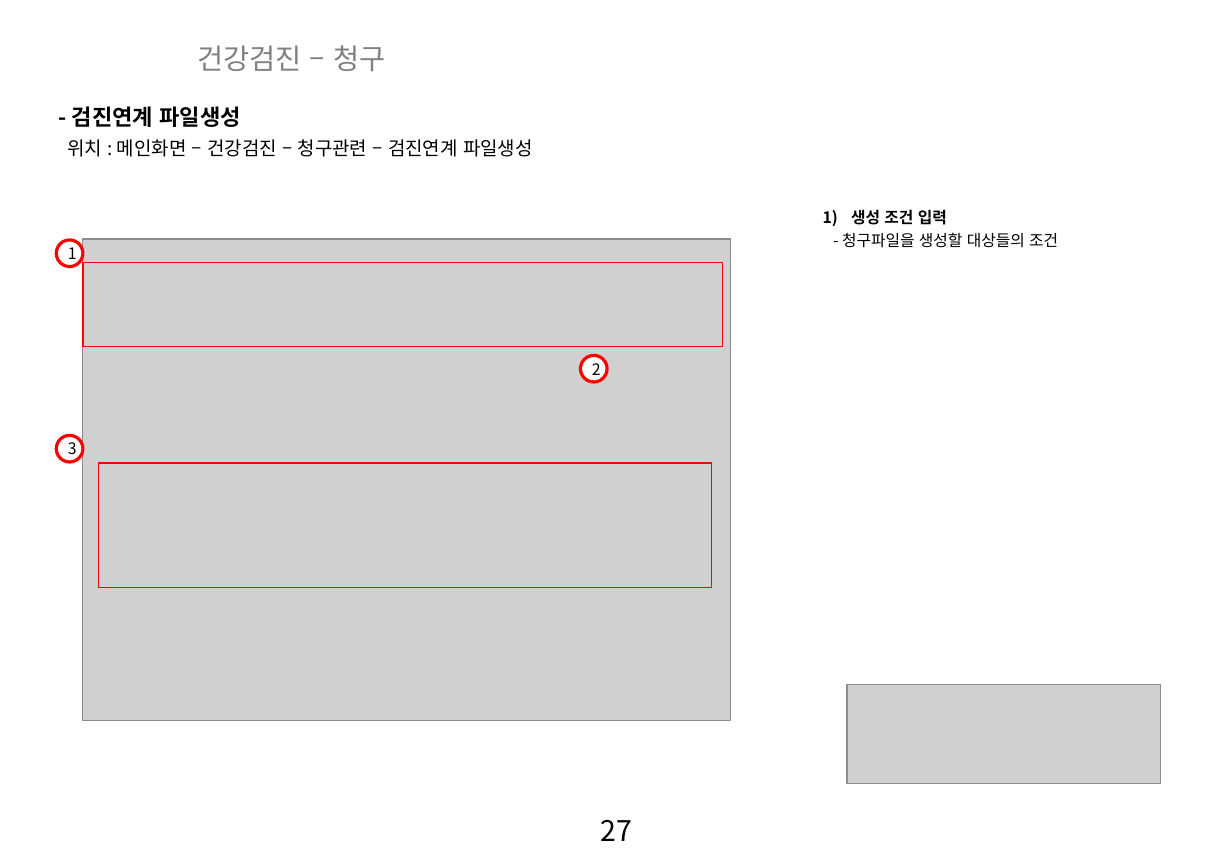
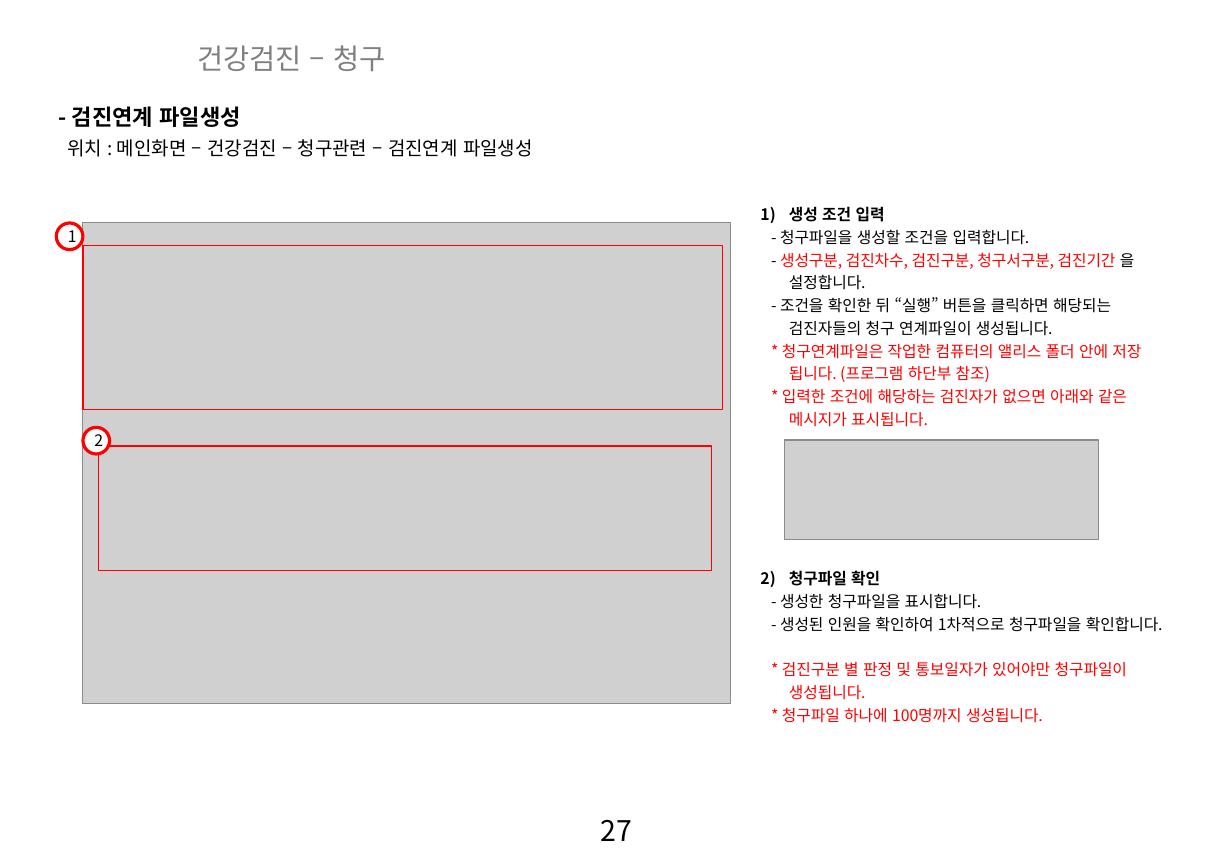
Before and after one commit to zooxop/ailiss_manual, a slide deck: slide 28 of manual/앨리스_매뉴얼_작업중.pptx. Drawn at 1232x853 pixels with LibreOffice and Linux fonts; fonts in the diff are those of the drawing; grey boxes stand for pictures; background and template pictures are left out. Boxes give left, top, right and bottom in pixels: in the first picture for what was removed or moved away, otherwise in the second. Text is boxed around its words. In the diff, an @@ line names an element or a change of style, - is before the commit and + after.

Commit message:
건강검진 메뉴 완성.

```diff
--- a/manual/앨리스_매뉴얼_작업중.pptx
+++ b/manual/앨리스_매뉴얼_작업중.pptx
@@ text "생성 조건 입력": place and size @@
-text "생성 조건 입력" at <box>842,209,1058,248</box>
+text "생성 조건 입력" at <box>780,206,1163,723</box>
@@ text at <box>780,229,1163,723</box>: text changed; text colour #000000 to #FF0000 @@
-- 청구파일을 생성할 대상들의 조건
+- 청구파일을 생성할 조건을 입력합니다.
+- 생성구분, 검진차수, 검진구분, 청구서구분, 검진기간 을
+설정합니다.
+- 조건을 확인한 뒤 “실행” 버튼을 클릭하면 해당되는 검진자들의 청구 연계파일이 생성됩니다.
+* 청구연계파일은 작업한 컴퓨터의 앨리스 폴더 안에 저장
+됩니다. (프로그램 하단부 참조)
+* 입력한 조건에 해당하는 검진자가 없으면 아래와 같은
+메시지가 표시됩니다.
+2) 청구파일 확인
+- 생성한 청구파일을 표시합니다.
+- 생성된 인원을 확인하여 1차적으로 청구파일을 확인합니다.
+* 검진구분 별 판정 및 통보일자가 있어야만 청구파일이
+생성됩니다.
+* 청구파일 하나에 100명까지 생성됩니다.
@@ rectangle: place and size @@
-rectangle at <box>83,263,724,347</box>
+rectangle at <box>83,246,724,410</box>
@@ ellipse removed at <box>56,436,82,462</box> @@
-3
@@ ellipse "2": place and size @@
-ellipse "2" at <box>580,355,606,381</box>
+ellipse "2" at <box>83,428,109,454</box>
@@ 1 picture, 1 ellipse, 1 rectangle: place and size @@
-1 picture, 1 ellipse, 1 rectangle at <box>56,239,730,720</box>
+1 picture, 1 ellipse, 1 rectangle at <box>56,222,730,703</box>
@@ picture: place and size @@
-picture at <box>847,685,1161,784</box>
+picture at <box>785,440,1099,539</box>
```
Also in this commit, not shown: 5 slides added.
